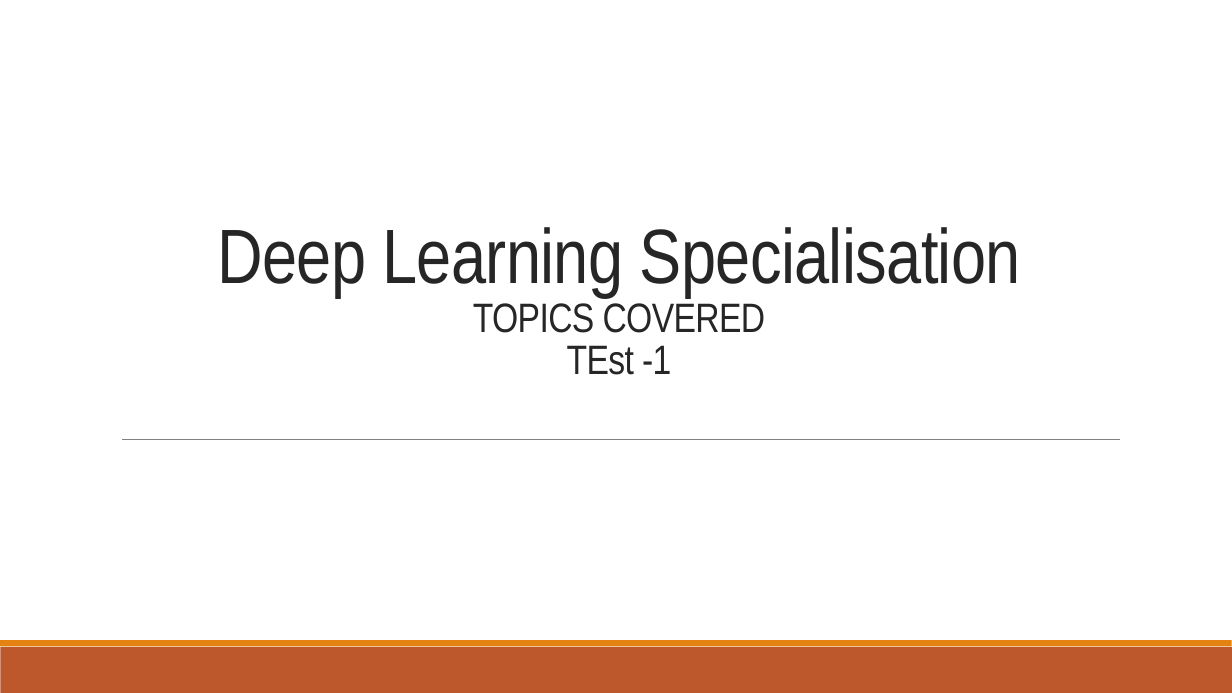
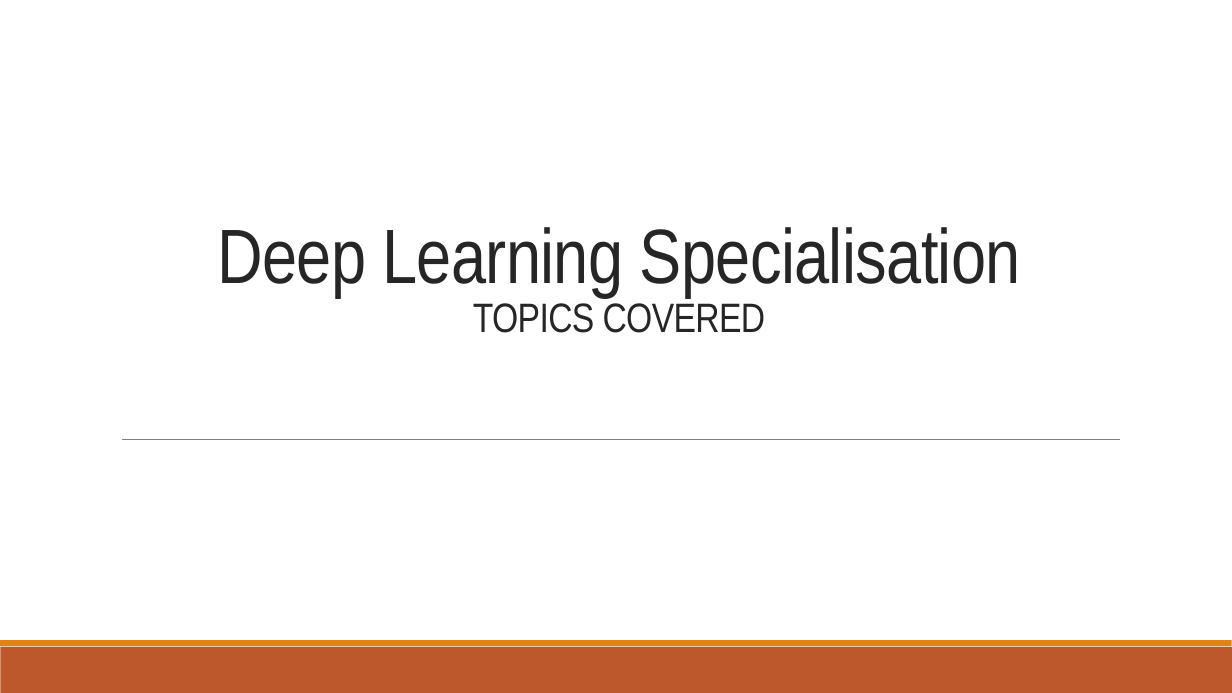
Before and after one commit to VarunBohara/Mini-Project-Documents, a slide deck: slide 1 of TOPICS COVERED (updated) (1).pptx. Drawn at 1232x693 pixels with LibreOffice and Linux fonts; fonts in the diff are those of the drawing. Boxes give left, top, right and bottom in pixels: in the first picture for what was removed or moved away, otherwise in the second. Text is boxed around its words. In the diff, an @@ line names an element or a change of style, - is before the commit and + after.

```diff
--- a/TOPICS COVERED (updated) (1).pptx
+++ b/TOPICS COVERED (updated) (1).pptx
@@ title at (217,227,1021,333): text changed @@
-Deep Learning Specialisation
-TOPICS COVERED
-TEst -1
+Deep Learning Specialisation
+TOPICS COVERED
```
